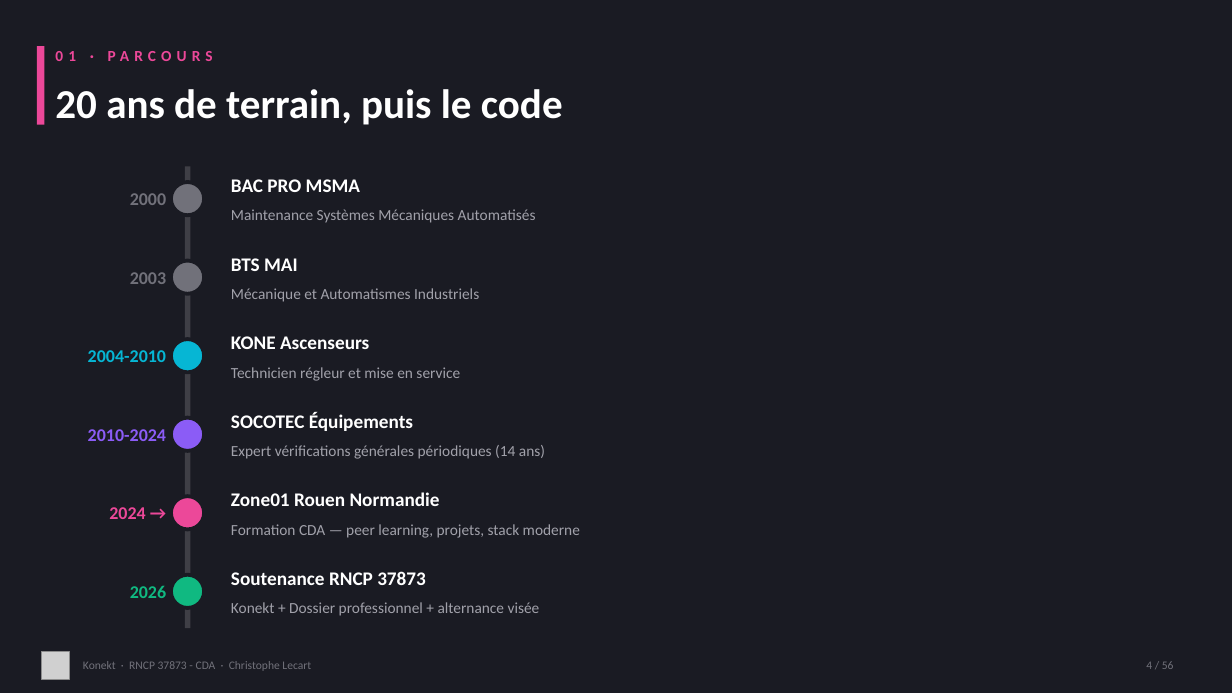
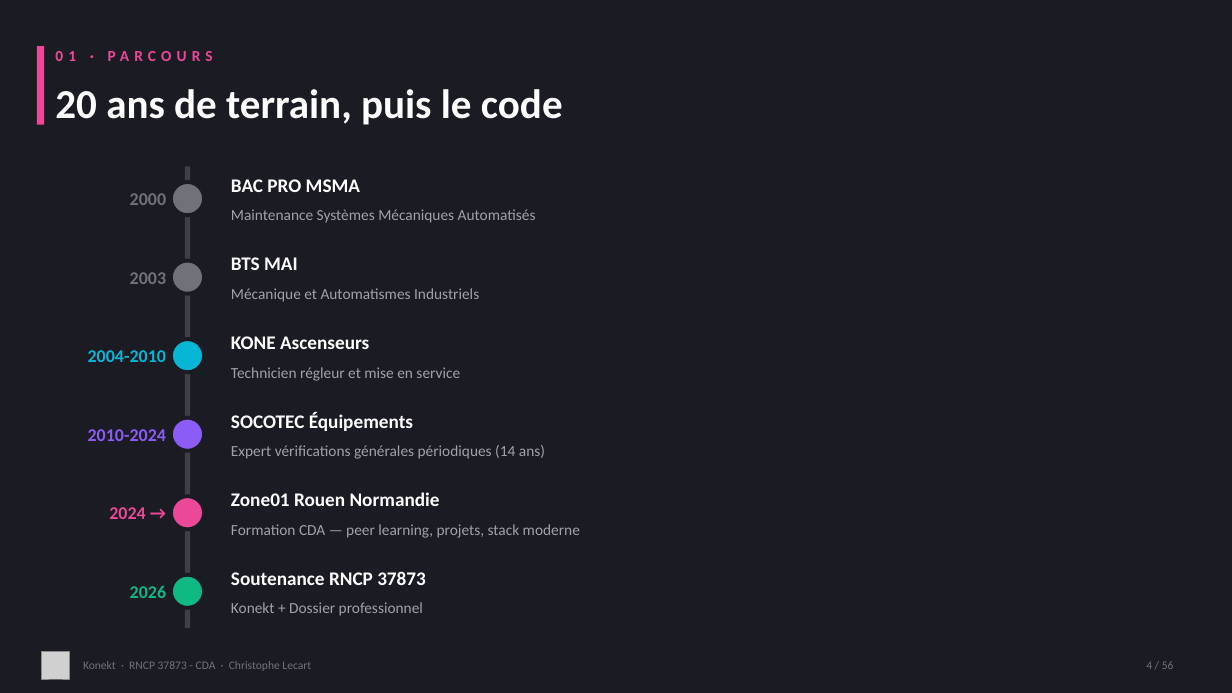
Before and after one commit to CLecart/social-network, a slide deck: slide 4 of dossier-certification/00-presentation/Konekt_RNCP_37873_Support_Visuel.pptx. Drawn at 1232x693 pixels with LibreOffice and Linux fonts; fonts in the diff are those of the drawing; grey boxes stand for pictures. Boxes give left, top, right and bottom in pixels: in the first picture for what was removed or moved away, otherwise in the second. Text is boxed around its words. In the diff, an @@ line names an element or a change of style, - is before the commit and + after.

```diff
--- a/dossier-certification/00-presentation/Konekt_RNCP_37873_Support_Visuel.pptx
+++ b/dossier-certification/00-presentation/Konekt_RNCP_37873_Support_Visuel.pptx
@@ text at box(231, 602, 423, 616): text changed @@
-Konekt + Dossier professionnel + alternance visée
+Konekt + Dossier professionnel
```
Also in this commit, not shown: 15 other slides changed, 6 other files.
